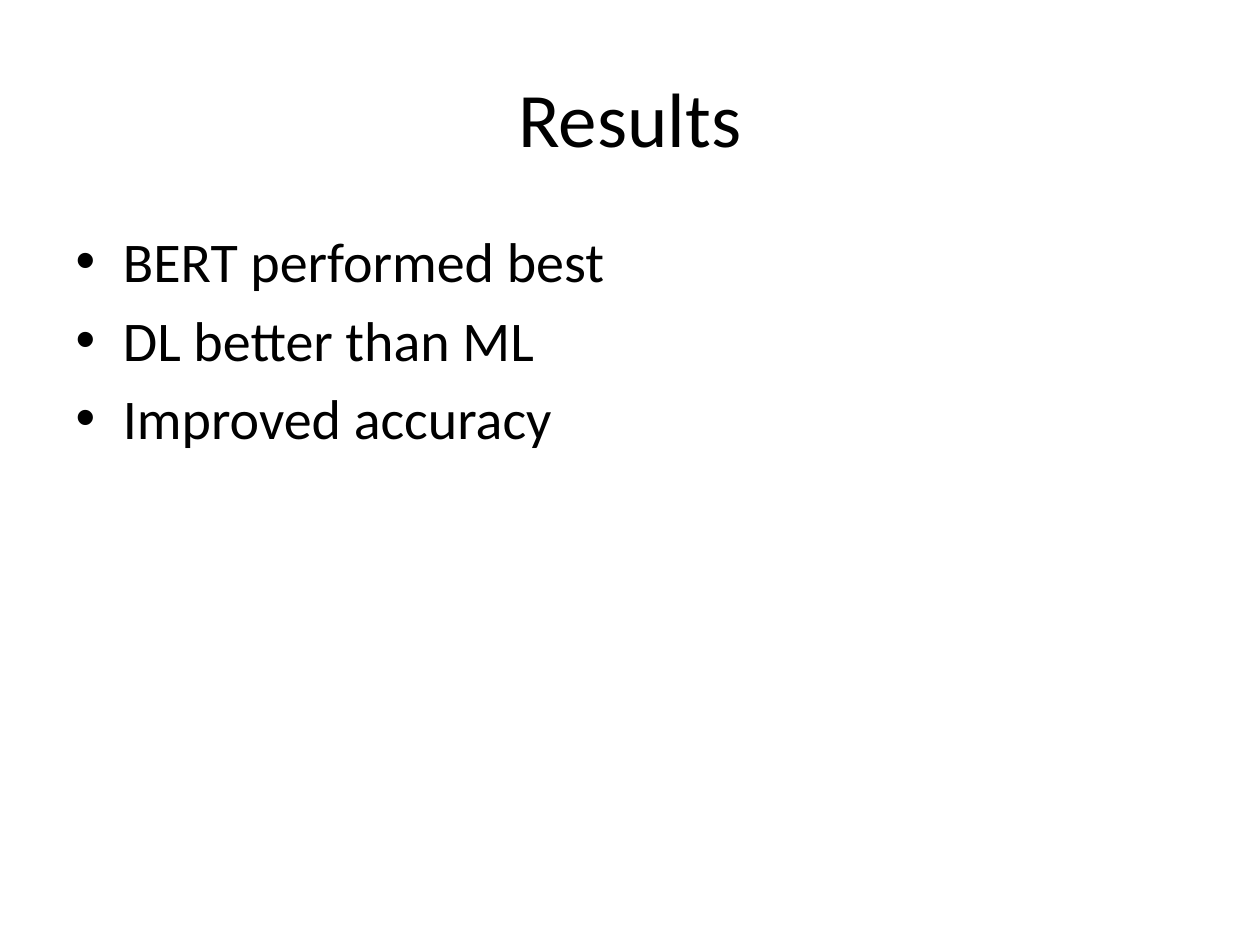
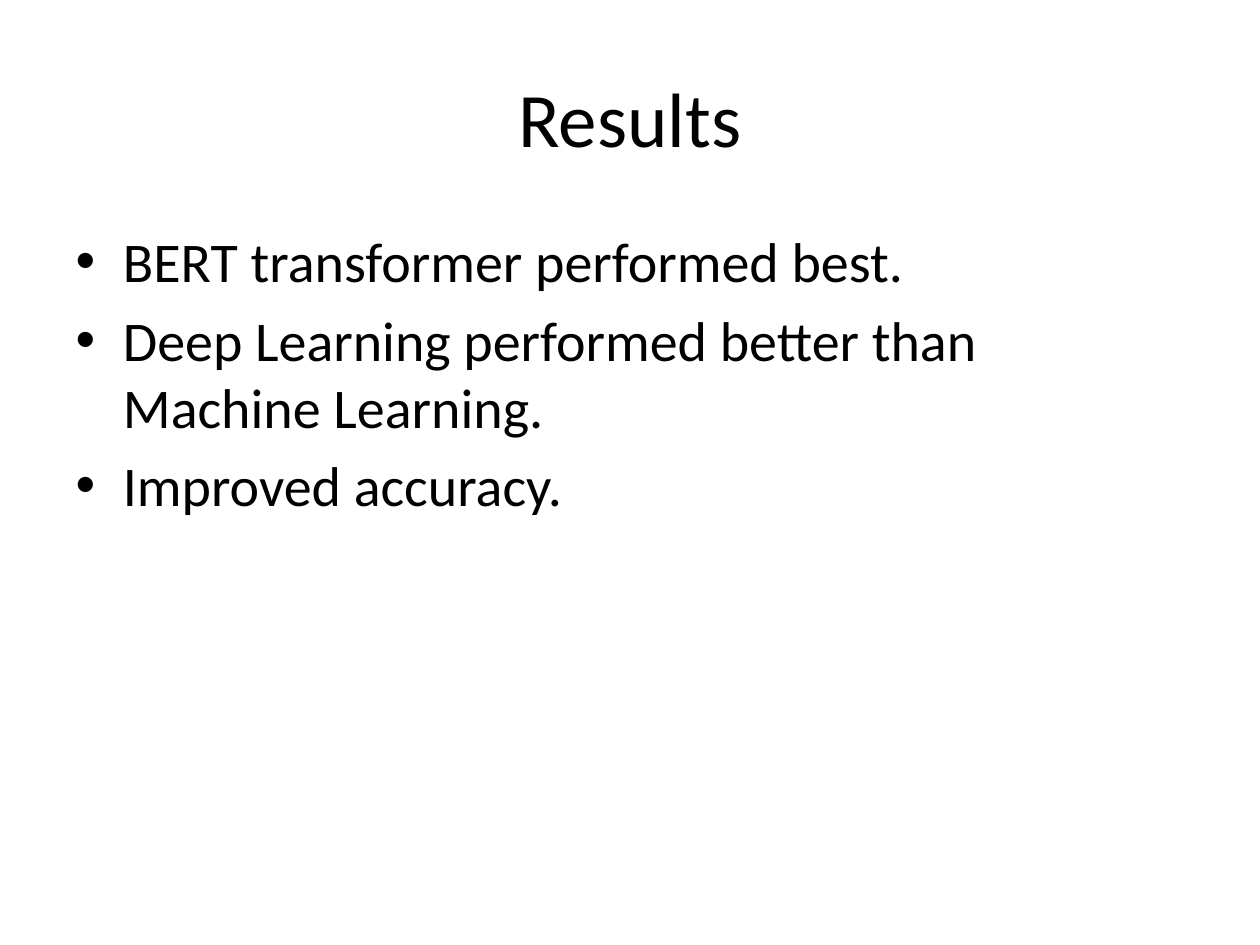
Before and after one commit to Keerthick2309/Suicidal-Detection-AI, a slide deck: slide 9 of Suicide_AI_Project_Presentation.pptx. Drawn at 1260x945 pixels with LibreOffice and Linux fonts; fonts in the diff are those of the drawing. Boxes give left, top, right and bottom in pixels: in the first picture for what was removed or moved away, otherwise in the second. Text is boxed around its words. In the diff, an @@ line names an element or a change of style, - is before the commit and + after.

```diff
--- a/Suicide_AI_Project_Presentation.pptx
+++ b/Suicide_AI_Project_Presentation.pptx
@@ text at [123,243,976,515]: text changed @@
-• BERT performed best
-• DL better than ML
-• Improved accuracy
+• BERT transformer performed best.
+• Deep Learning performed better than Machine Learning.
+• Improved accuracy.
```
Also in this commit, not shown: 7 other slides changed, 1 slide removed.
